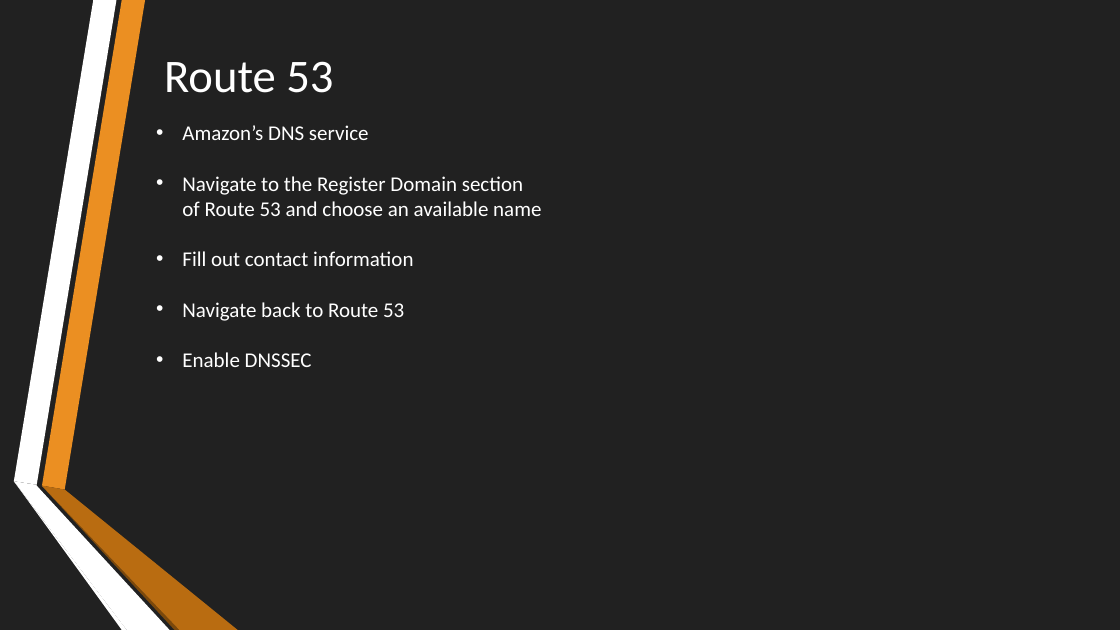
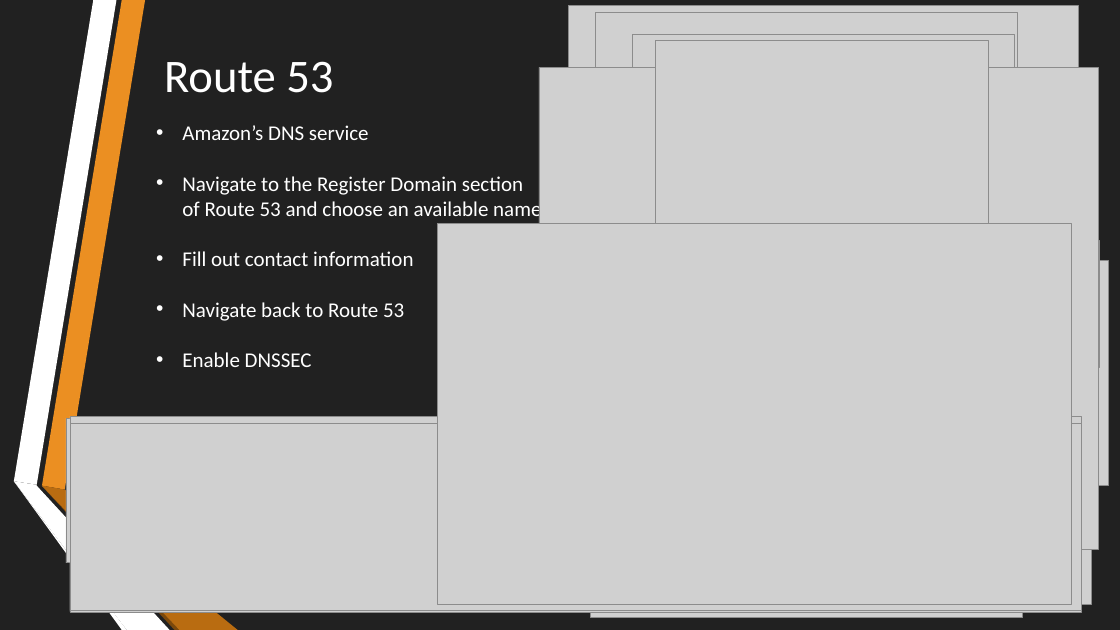
Before and after one commit to Yackul/work, a slide deck: slide 2 of docs/Spring/A Quick and Easy Guide to Hosting React.pptx. Drawn at 1120x630 pixels with LibreOffice and Linux fonts; fonts in the diff are those of the drawing; grey boxes stand for pictures. Boxes give left, top, right and bottom in pixels: in the first picture for what was removed or moved away, otherwise in the second. Text is boxed around its words. In the diff, an @@ line names an element or a change of style, - is before the commit and + after.

```diff
--- a/docs/Spring/A Quick and Easy Guide to Hosting React.pptx
+++ b/docs/Spring/A Quick and Easy Guide to Hosting React.pptx
@@ picture added at (569, 5, 1078, 261) @@
@@ picture added at (596, 13, 1018, 604) @@
@@ picture added at (633, 35, 1015, 553) @@
@@ picture added at (655, 40, 989, 579) @@
@@ picture added at (539, 67, 1099, 549) @@
@@ picture added at (437, 223, 1072, 604) @@
@@ picture added at (439, 228, 1099, 504) @@
@@ picture added at (456, 230, 1091, 604) @@
@@ picture added at (439, 261, 1109, 486) @@
@@ picture added at (439, 240, 1100, 368) @@
@@ picture added at (591, 273, 1023, 618) @@
@@ picture added at (66, 418, 1072, 563) @@
@@ picture added at (70, 416, 1081, 613) @@
@@ picture added at (70, 423, 1081, 611) @@
```
